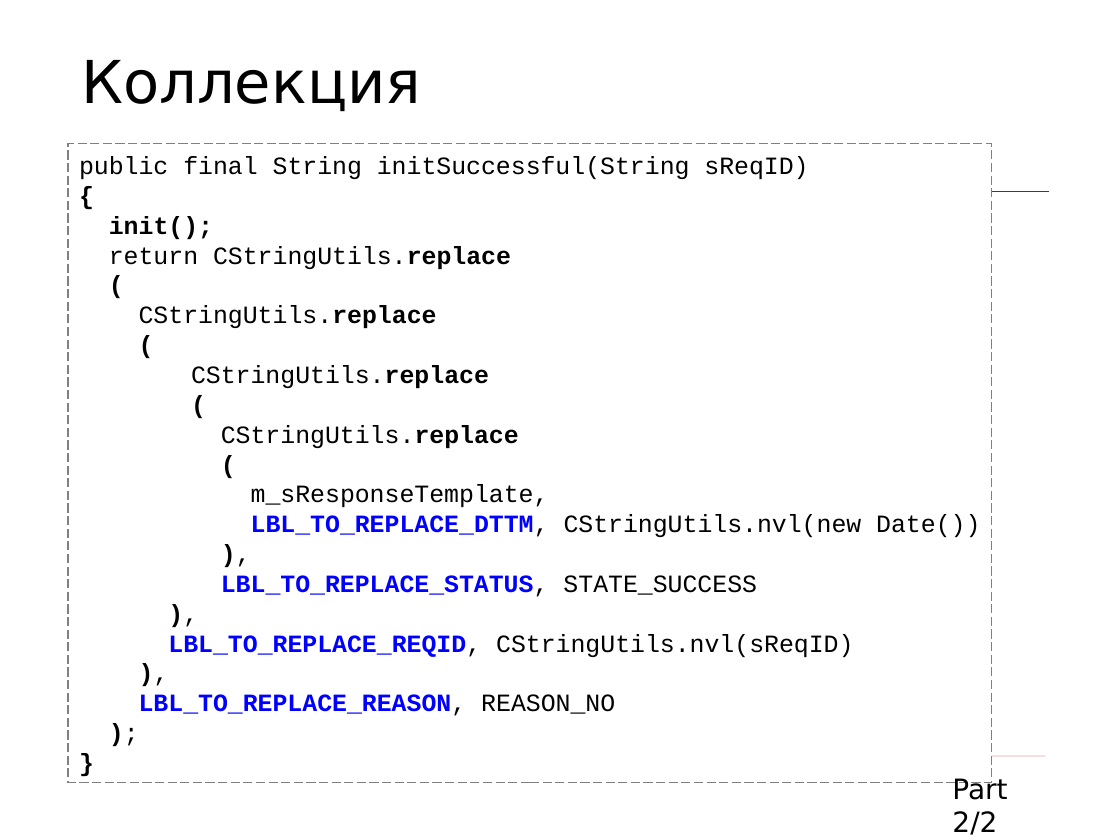
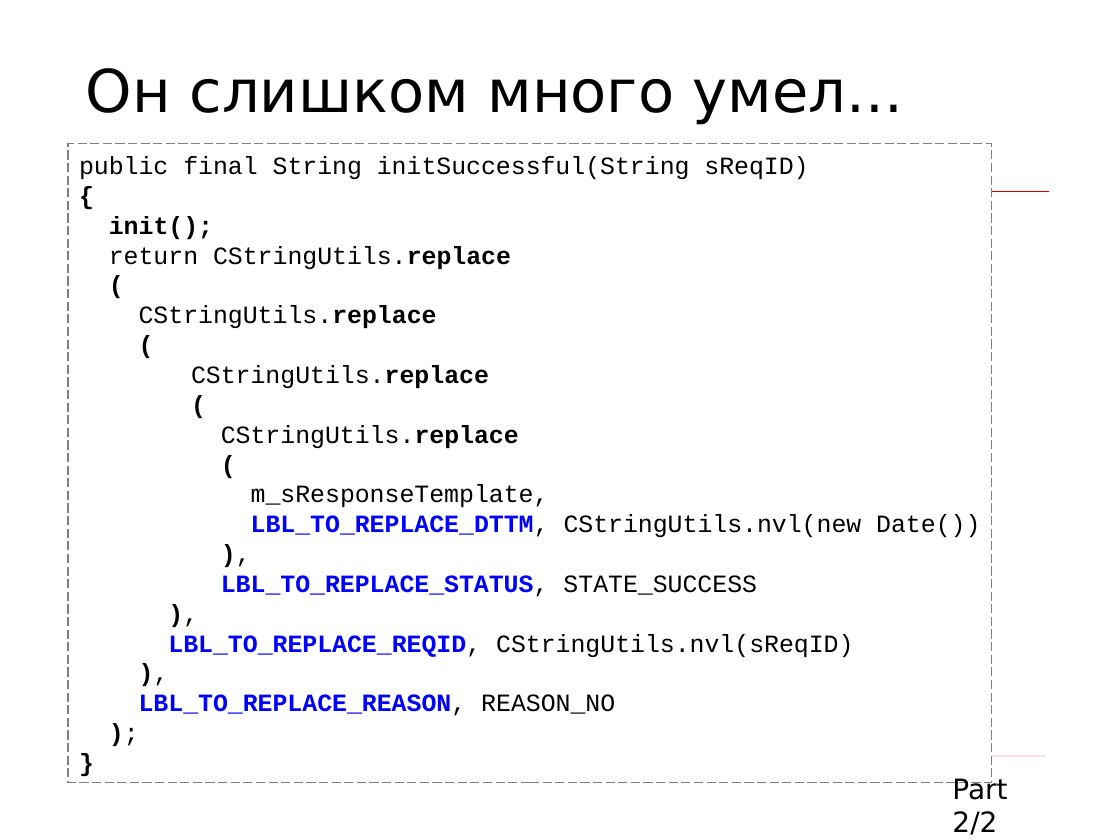
Before and after one commit to asolntsev/presentations, a slide deck: slide 21 of wtf-code/WTF_code.devclub.ru.ppt (slide 19 before the commit). Drawn at 1120x840 pixels with LibreOffice and Linux fonts; fonts in the diff are those of the drawing; background and template pictures are left out. Boxes give left, top, right and bottom in pixels: in the first picture for what was removed or moved away, otherwise in the second. Text is boxed around its words. In the diff, an @@ line names an element or a change of style, - is before the commit and + after.

```diff
--- a/wtf-code/WTF_code.devclub.ru.ppt
+++ b/wtf-code/WTF_code.devclub.ru.ppt
@@ title removed at bbox=[81, 60, 421, 112] @@
-Коллекция
@@ title added at bbox=[86, 68, 903, 125], 38 pt, text #000000 @@
+Он слишком много умел...
```
Also in this commit, not shown: 12 other slides changed, 5 slides added, 3 slides removed.
